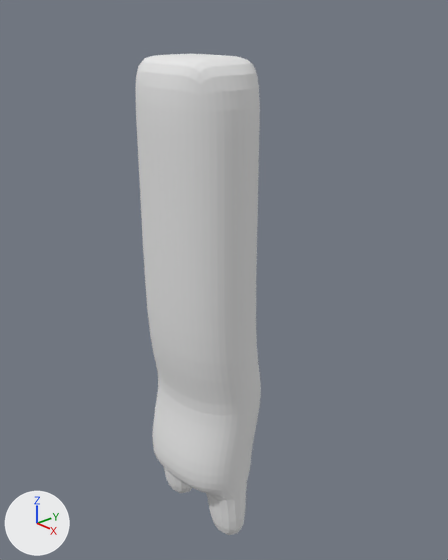
An edit to the Blender file creature thing.blend, drawn before and after from the same camera.
Both versions are drawn from a 50 mm camera at (10.11, -7.82, 6.98) aimed at (0.4, 0.87, 1.47). Every picture has the same lights, and +X, +Y and +Z are marked at lower left.

Script lines for the objects in view, before the commit:
```python
me_cube = bpy.data.meshes.new('Cube')
me_cube.from_pydata(...)  # 101 vertices, 98 faces; spans x -1.04..2.13, y -1.05..1.4, z -4.77..6.31
me_cube.materials.append(mat_material)  # white #e7e7e7
ob_cube = bpy.data.objects.new('Cube', me_cube)
ob_cube.location = (0.0, 0.0, 0.0)
_m = ob_cube.modifiers.new('Subsurf', 'SUBSURF')
```
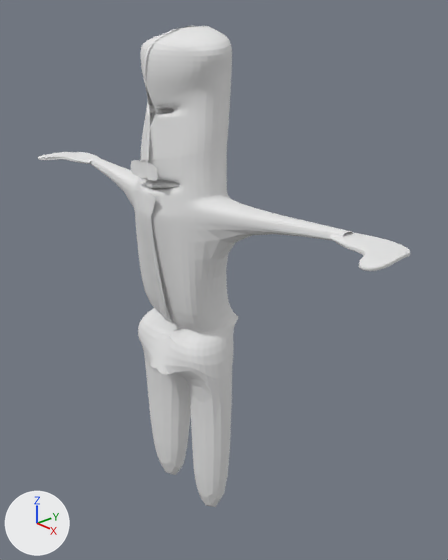
What differs and where, as boxes [x1, y1, x2, y2] in the pictures (448 x 560 px):
'Cube', reshaped, modifiers changed (196% wider): before [136, 54, 261, 535]; after [38, 25, 410, 507]
part 1 of me_cube, rebuilt: before [136, 54, 261, 535]; after [88, 25, 353, 507]
part 2 of me_cube, added: after [38, 152, 410, 271]

What the commit changed:
me_cube is used by ob_cube; location (0.0, 0.0, 0.0).
me_cube had 101 vertices, 98 faces and spanned x -1.04..2.13, y -1.05..1.4, z -4.77..6.31.
me_cube now has 248 vertices, 206 faces and spans x -5.39..4.13, y -0.93..1.49, z -4.76..6.83.
me_cube part 1: the loose piece of 100 vertices spanning x -1.04..2.13, y -1.05..1.4, z -4.77..6.31 is rebuilt with 185 vertices and now spans x -0.46..4.13, y -0.93..1.49, z -4.76..6.83.
me_cube part 2: a new loose piece of 62 vertices spanning x -5.39..-3.87, y -0.69..0.7, z 3.5..3.65, in mat_material (white #e7e7e7).
Object 'Cube' (ob_cube) gains a MIRROR modifier named 'Mirror'.
Modifier setting: merge_threshold = 0.0009.
